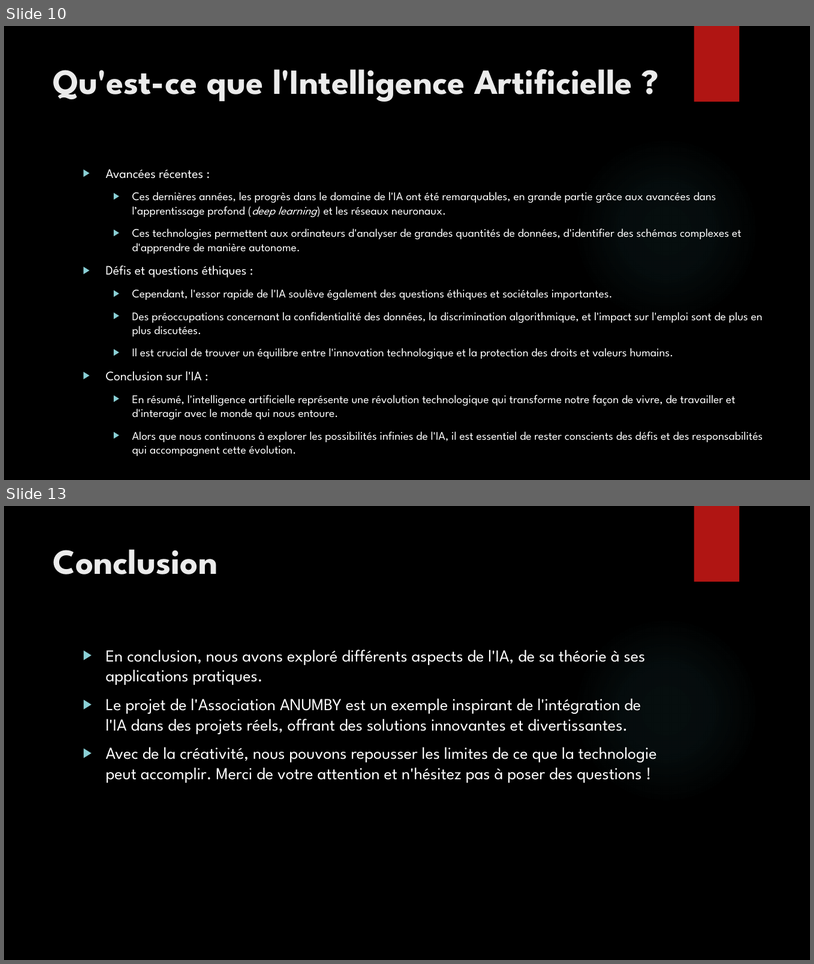
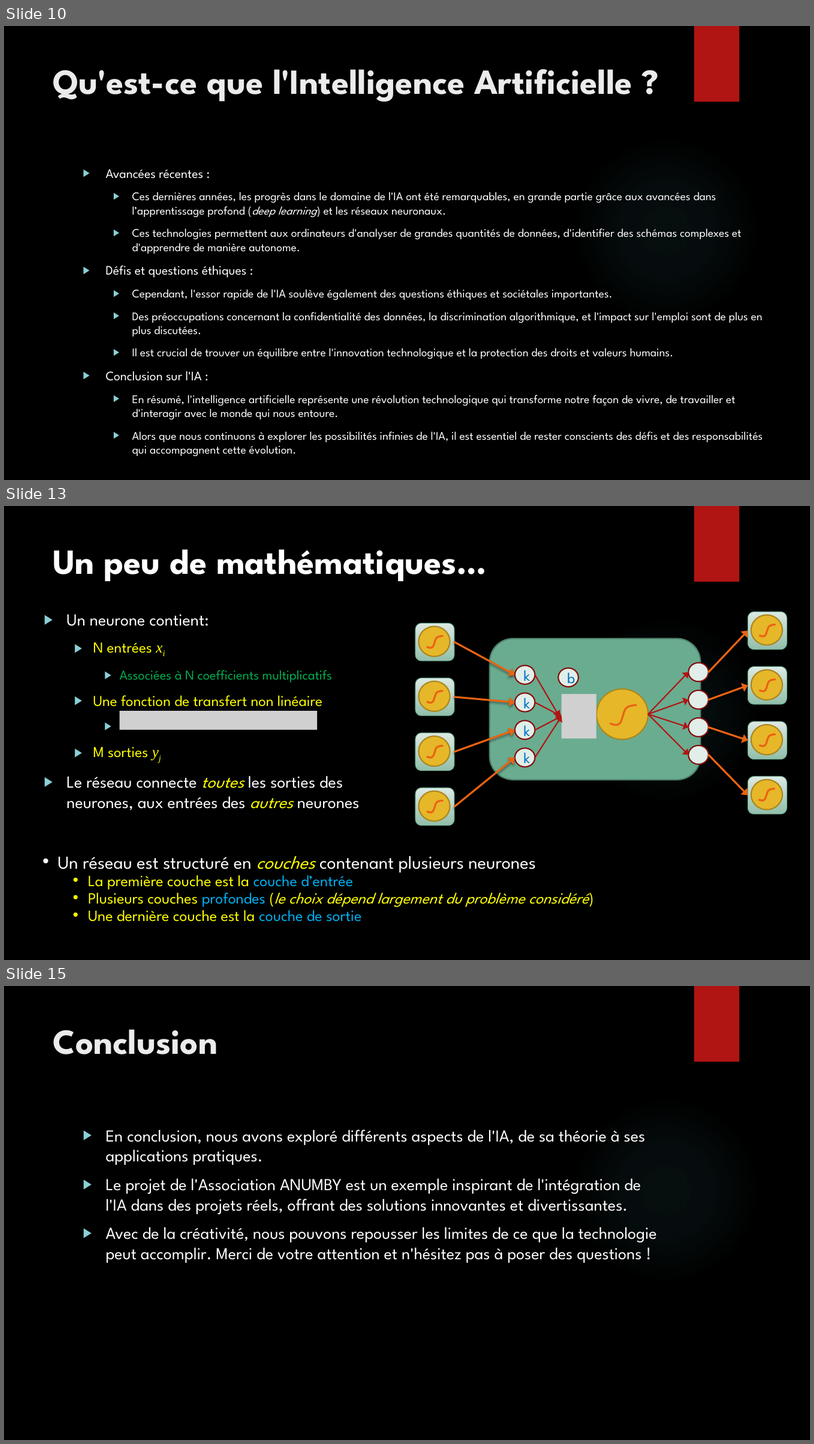
Before and after one commit to anumby-source/AnumbyMasterMind, a slide deck: Présentation/Presentation.pptx. Shown one above the other, each under a label of ours: slides 10 and 13 before the commit, slides 10, 13 and 15 after it; the slides between them are not shown. The pictures are 814x964 and 814x1444 pixels, drawn with LibreOffice and Linux fonts; fonts in the diff are those of the drawing; grey boxes stand for pictures; background and template pictures are left out. Boxes give left, top, right and bottom in pixels: in the first picture for what was removed or moved away, otherwise in the second. Text is boxed around its words. In the diff, an @@ line names an element or a change of style, - is before the commit and + after.

```diff
--- a/Présentation/Presentation.pptx
+++ b/Présentation/Presentation.pptx
@@ slide 13 added at box(4, 506, 810, 960), background picture (left out); not listed: 2 template elements that a slide beside it also shows @@
@@ title added at box(53, 549, 486, 582), 42 pt, text #FFFFFF, bold @@
+Un peu de mathématiques…
@@ text added at box(66, 614, 360, 810), 20 pt, text #FFFFFF @@
+▶ Un neurone contient:
+  ▶ N entrées xi
+    ▶ Associées à N coefficients multiplicatifs
+  ▶ Une fonction de transfert non linéaire
+  ▶ M sorties yj
+▶ Le réseau connecte toutes les sorties des neurones, aux entrées des autres neurones
@@ group added at box(416, 612, 788, 825): 17 ellipses, 16 arrows, 9 rounded rectangles, 8 freeform shapes, 1 picture @@
+k
+k
+k
+k
@@ ellipse added at box(559, 668, 579, 687), fill #E1EEE9, outline #82100E 1.5 pt, 18 pt, text #0070C0 @@
+b
@@ picture added at box(120, 711, 317, 730) @@
@@ freeform shape added at box(759, 789, 776, 801), outline #EA6312 2.25 pt @@
@@ text added at box(58, 856, 589, 921), 18.6 pt, text #FFFF00 @@
+• Un réseau est structuré en couches contenant plusieurs neurones
+  • La première couche est la couche d’entrée
+  • Plusieurs couches profondes (le choix dépend largement du problème considéré)
+  • Une dernière couche est la couche de sortie
@@ what was slide 13 is now slide 15 @@
```
Also in this commit, not shown: 3 slides changed, 1 other slide added, 1 other file.
